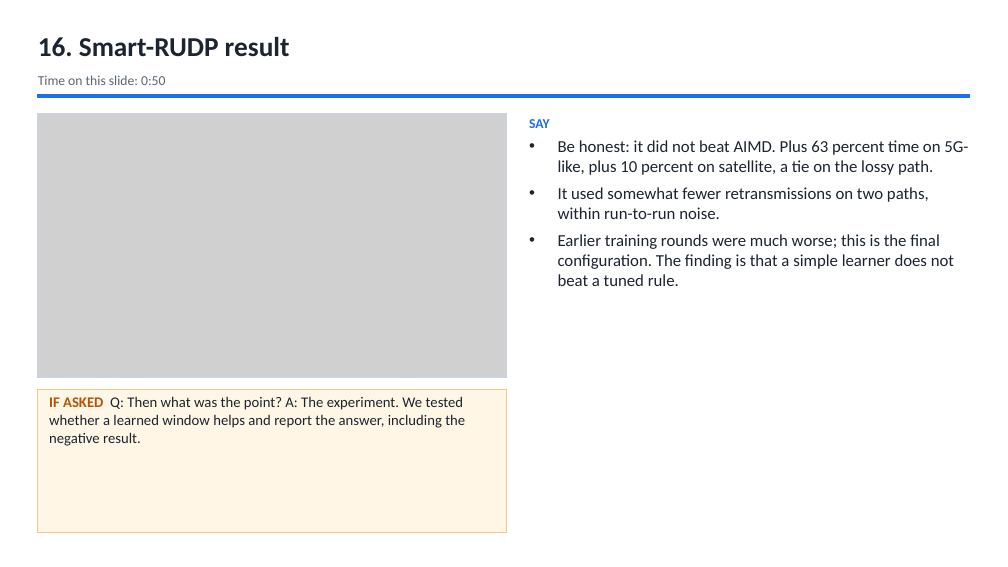
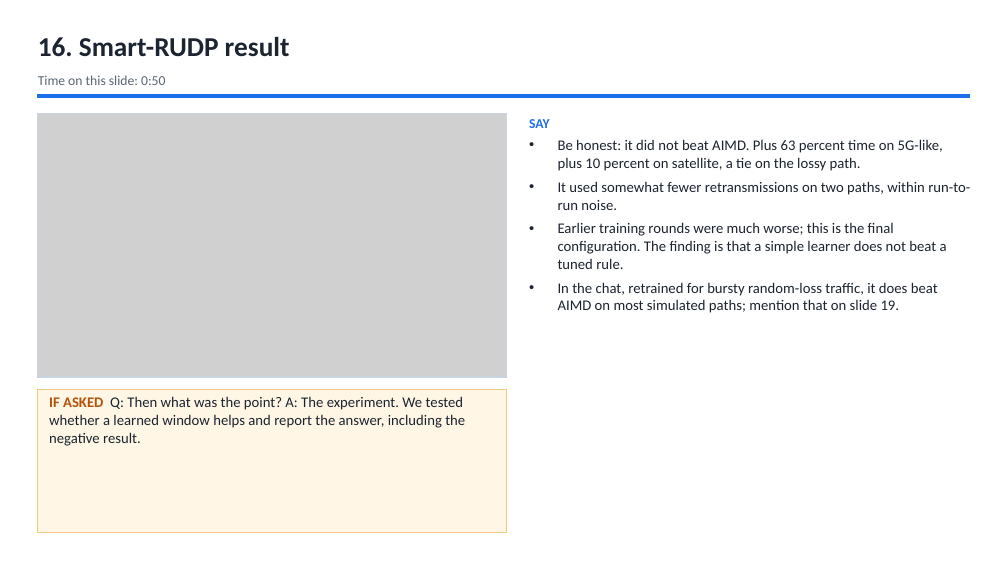
Before and after one commit to Capsturrrr/rudp, a slide deck: slide 18 of docs/final/RUDP_Host_Guide.pptx. Drawn at 1008x567 pixels with LibreOffice and Linux fonts; fonts in the diff are those of the drawing; grey boxes stand for pictures. Boxes give left, top, right and bottom in pixels: in the first picture for what was removed or moved away, otherwise in the second. Text is boxed around its words. In the diff, an @@ line names an element or a change of style, - is before the commit and + after.

```diff
--- a/docs/final/RUDP_Host_Guide.pptx
+++ b/docs/final/RUDP_Host_Guide.pptx
@@ text at [558, 139, 970, 269]: size 16 to 14 pt in "Be honest: it did not beat AIMD. ...", "It used somewhat fewer retransmissions on two ...", "Earlier training rounds were much worse; this ..." @@
@@ text at [558, 282, 938, 313]: paragraph added @@
+• In the chat, retrained for bursty random-loss traffic, it does beat AIMD on most simulated paths; mention that on slide 19.
```
Also in this commit, not shown: 2 other slides changed, 12 other files.
